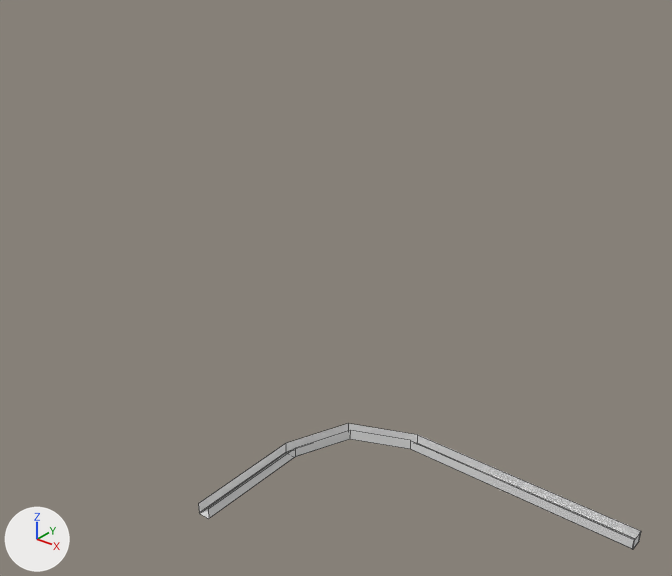
The Blender file Assets/3D Objects/untitled.blend: old version first, new version second.
One viewpoint serves both versions: a camera (50 mm lens) standing at (88.3, -90.0, 97.9) and looking at (18.4, -2.5, 43.7). The lights are fixed; the arrows at lower left show +X, +Y and +Z. Mesh edges are drawn as thin lines.
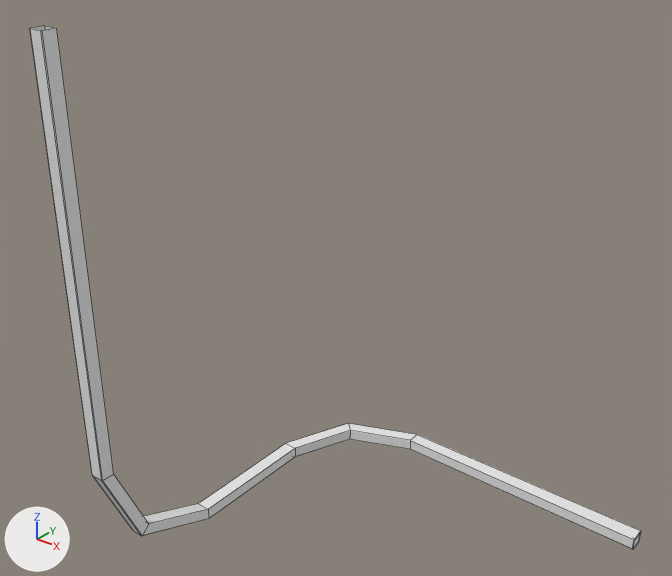
The change in detail:
me_cube_005 is used by ob_cube_004; location (54.2, 27.1, 0.0).
me_cube_005 had 34 vertices, 26 faces and spanned x -58.4..0.0, y -36.9..1.3, z -1.0..1.0.
me_cube_005 now has 52 vertices, 48 faces and spans x -58.4..0.0, y -55.9..1.3, z -1.0..78.7.
Part 1, on me_cube_005:
12 vertices are added at x -58.3..-56.0, y -55.9..-49.0, z 4.6..18.0.
6 new vertices lie (0.0, 0.0, 60.7) away from vertices in x -58.3..-56.0, y -55.9..-53.9, z 18.0.
22 new faces join them.

What differs and where, as boxes [x1, y1, x2, y2] in the pictures (672 x 576 px):
'Cube.004', reshaped (38% wider, 313% taller)
    before: [198, 423, 641, 549]
    after: [30, 26, 641, 549]
part 1 of me_cube_005, added
    after: [30, 26, 640, 539]
